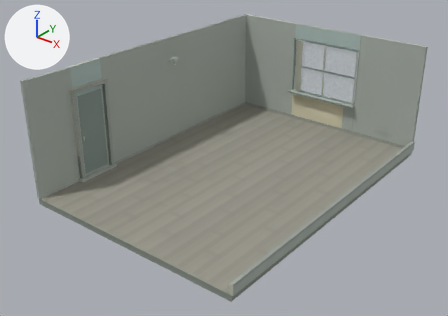
Before and after pictures for a commit that changed the glTF model rooftop/assets/room/room-background.glb.
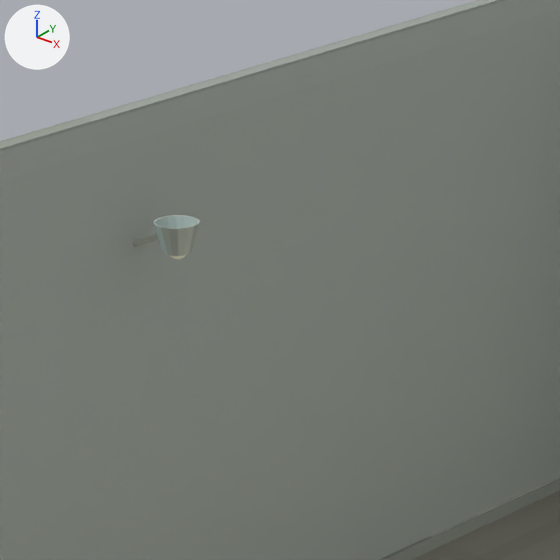
The first picture shows the older version from a 50 mm lens placed at (7.92, -10.5, 6.75), pointed at (-0.1, -0.47, 0.53). The close-ups show the older and then the newer version on the part from 32% to 54% of the width and 6% to 37% of the height of that picture. Only the edits that show in the close-ups are written down. The axes (+X, +Y, +Z) are drawn at upper left. The lights are the same throughout.

Objects in the first close-up: 'room-background/floor-finish', 'room-background/lamp-shade', 'room-background/left-skirting-rear', 'room-background/left-wall-rear' and 2 more.
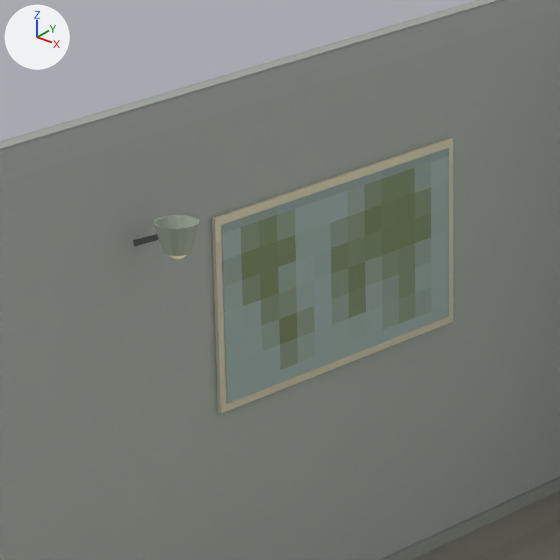
Pixel boxes [x1, y1, x2, y2] of what changed, in the close-ups (560 x 560 px):
'room-background/world-map-paper', added
    after: [221, 148, 449, 404]
'room-background/world-map-backing', added
    after: [212, 138, 453, 413]

The change, as a diff of the scene's bpy script:
```diff
--- a/rooftop/assets/room/room-background.glb.py
+++ b/rooftop/assets/room/room-background.glb.py
@@ mat_room_background_room_map_sea @@
+mat_room_background_room_map_sea = principled_material('room-background:room-map-sea')
+mat_room_background_room_map_sea.texture = img_room_background_atlas
+mat_room_background_room_map_sea.roughness = 0.85
@@ me_cube_037_1 @@
+me_cube_037_1.from_pydata(...)  # 8 vertices, 12 faces; spans x -2.61..-2.6, y 0.96..2.6, z 1.21..2.07
+me_cube_037_1.materials.append(mat_room_background_room_map_sea)  # picture img_room_background_atlas
@@ me_cube_036_1 @@
+me_cube_036_1.from_pydata(...)  # a box spanning x -2.63..-2.61, y 0.92..2.64, z 1.18..2.1
+me_cube_036_1.materials.append(mat_room_background_room_curtain)  # picture img_room_background_atlas
@@ ob_room_background_world_map_paper @@
+ob_room_background_world_map_paper = bpy.data.objects.new('room-background/world-map-paper', me_cube_037_1)
+ob_room_background_world_map_paper.location = (0.0, 0.0, 0.0)
@@ ob_room_background_world_map_backing @@
+ob_room_background_world_map_backing = bpy.data.objects.new('room-background/world-map-backing', me_cube_036_1)
+ob_room_background_world_map_backing.location = (0.0, 0.0, 0.0)
```
